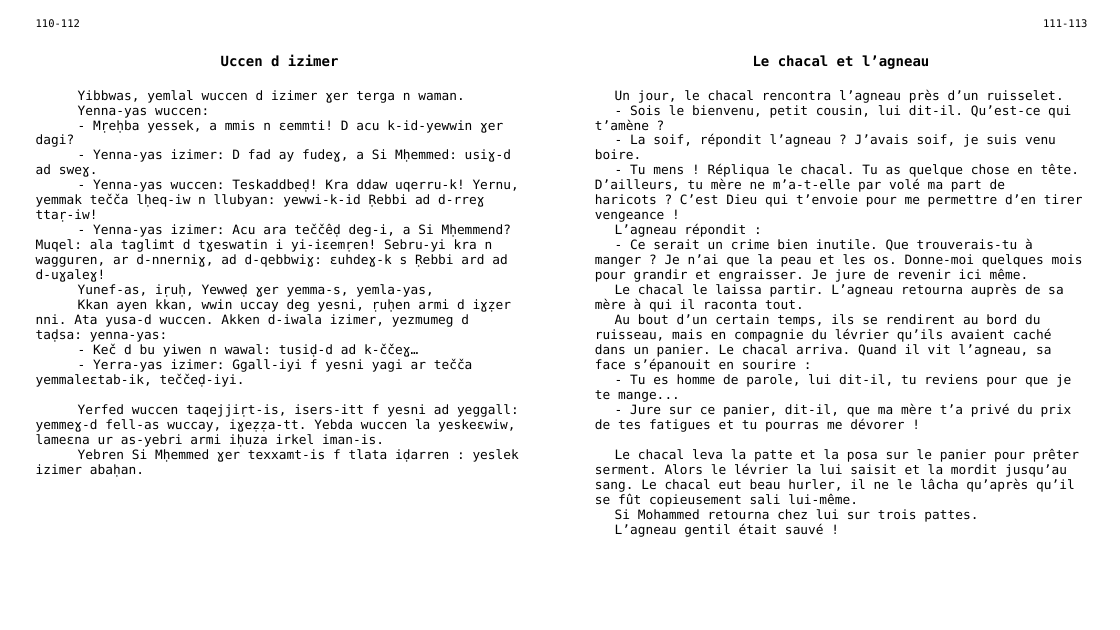
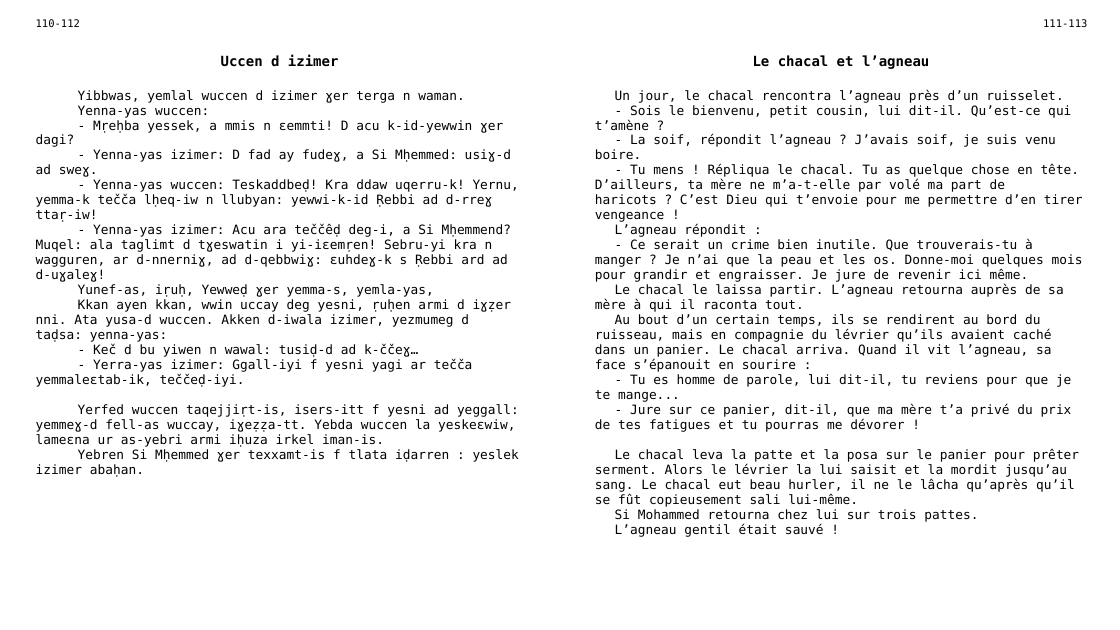
Before and after one commit to sferhah/tamacahut_n_wuccen, a slide deck: slide 41 of Uccen.ConsoleApp/uccen.pptx. Drawn at 1120x630 pixels with LibreOffice and Linux fonts; fonts in the diff are those of the drawing. Boxes give left, top, right and bottom in pixels: in the first picture for what was removed or moved away, otherwise in the second. Text is boxed around its words. In the diff, an @@ line names an element or a change of style, - is before the commit and + after.

```diff
--- a/Uccen.ConsoleApp/uccen.pptx
+++ b/Uccen.ConsoleApp/uccen.pptx
@@ table at [27, 13, 1096, 607] @@
-row 3, column 1: Yibbwas, yemlal wuccen d izimer ɣer terga n waman. / Yenna-yas wuccen: / - Mṛeḥba yessek, a mmis n ɛemmti! D acu k-id-yewwin ɣer dagi? / - Yenna-yas izimer: D fad ay fudeɣ, a Si Mḥemmed: usiɣ-d ad sweɣ. / - Yenna-yas wuccen: Teskaddbeḍ! Kra ddaw uqerru-k! Yernu, yemmak tečča lḥeq-iw n llubyan: yewwi-k-id Ṛebbi ad d-rreɣ ttaṛ-iw! / - Yenna-yas izimer: Acu ara teččêḍ deg-i, a Si Mḥemmend? Muqel: ala taglimt d tɣeswatin i yi-iɛemṛen! Sebru-yi kra n wagguren, ar d-nnerniɣ, ad d-qebbwiɣ: ɛuhdeɣ-k s Ṛebbi ard ad d-uɣaleɣ! / Yunef-as, iṛuḥ, Yewweḍ ɣer yemma-s, yemla-yas, / Kkan ayen kkan, wwin uccay deg yesni, ṛuḥen armi d iɣẓer nni. Ata yusa-d wuccen. Akken d-iwala izimer, yezmumeg d taḍsa: yenna-yas: / - Keč d bu yiwen n wawal: tusiḍ-d ad k-ččeɣ… / - Yerra-yas izimer: Ggall-iyi f yesni yagi ar tečča yemmaleɛtab-ik, teččeḍ-iyi. / Yerfed wuccen taqejjiṛt-is, isers-itt f yesni ad yeggall: yemmeɣ-d fell-as wuccay, iɣeẓẓa-tt. Yebda wuccen la yeskeɛwiw, lameɛna ur as-yebri armi iḥuza irkel iman-is. / Yebren Si Mḥemmed ɣer texxamt-is f tlata iḍarren : yeslek izimer abaḥan.
+row 3, column 1: Yibbwas, yemlal wuccen d izimer ɣer terga n waman. / Yenna-yas wuccen: / - Mṛeḥba yessek, a mmis n ɛemmti! D acu k-id-yewwin ɣer dagi? / - Yenna-yas izimer: D fad ay fudeɣ, a Si Mḥemmed: usiɣ-d ad sweɣ. / - Yenna-yas wuccen: Teskaddbeḍ! Kra ddaw uqerru-k! Yernu, yemma-k tečča lḥeq-iw n llubyan: yewwi-k-id Ṛebbi ad d-rreɣ ttaṛ-iw! / - Yenna-yas izimer: Acu ara teččêḍ deg-i, a Si Mḥemmend? Muqel: ala taglimt d tɣeswatin i yi-iɛemṛen! Sebru-yi kra n wagguren, ar d-nnerniɣ, ad d-qebbwiɣ: ɛuhdeɣ-k s Ṛebbi ard ad d-uɣaleɣ! / Yunef-as, iṛuḥ, Yewweḍ ɣer yemma-s, yemla-yas, / Kkan ayen kkan, wwin uccay deg yesni, ṛuḥen armi d iɣẓer nni. Ata yusa-d wuccen. Akken d-iwala izimer, yezmumeg d taḍsa: yenna-yas: / - Keč d bu yiwen n wawal: tusiḍ-d ad k-ččeɣ… / - Yerra-yas izimer: Ggall-iyi f yesni yagi ar tečča yemmaleɛtab-ik, teččeḍ-iyi. / Yerfed wuccen taqejjiṛt-is, isers-itt f yesni ad yeggall: yemmeɣ-d fell-as wuccay, iɣeẓẓa-tt. Yebda wuccen la yeskeɛwiw, lameɛna ur as-yebri armi iḥuza irkel iman-is. / Yebren Si Mḥemmed ɣer texxamt-is f tlata iḍarren : yeslek izimer abaḥan.
-row 3, column 3: Un jour, le chacal rencontra l’agneau près d’un ruisselet. / - Sois le bienvenu, petit cousin, lui dit-il. Qu’est-ce qui t’amène ? / - La soif, répondit l’agneau ? J’avais soif, je suis venu boire. / - Tu mens ! Répliqua le chacal. Tu as quelque chose en tête. D’ailleurs, tu mère ne m’a-t-elle par volé ma part de haricots ? C’est Dieu qui t’envoie pour me permettre d’en tirer vengeance ! / L’agneau répondit : / - Ce serait un crime bien inutile. Que trouverais-tu à manger ? Je n’ai que la peau et les os. Donne-moi quelques mois pour grandir et engraisser. Je jure de revenir ici même. / Le chacal le laissa partir. L’agneau retourna auprès de sa mère à qui il raconta tout. / Au bout d’un certain temps, ils se rendirent au bord du ruisseau, mais en compagnie du lévrier qu’ils avaient caché dans un panier. Le chacal arriva. Quand il vit l’agneau, sa face s’épanouit en sourire : / - Tu es homme de parole, lui dit-il, tu reviens pour que je te mange... / - Jure sur ce panier, dit-il, que ma mère t’a privé du prix de tes fatigues et tu pourras me dévorer ! / Le chacal leva la patte et la posa sur le panier pour prêter serment. Alors le lévrier la lui saisit et la mordit jusqu’au sang. Le chacal eut beau hurler, il ne le lâcha qu’après qu’il se fût copieusement sali lui-même. / Si Mohammed retourna chez lui sur trois pattes. / L’agneau gentil était sauvé !
+row 3, column 3: Un jour, le chacal rencontra l’agneau près d’un ruisselet. / - Sois le bienvenu, petit cousin, lui dit-il. Qu’est-ce qui t’amène ? / - La soif, répondit l’agneau ? J’avais soif, je suis venu boire. / - Tu mens ! Répliqua le chacal. Tu as quelque chose en tête. D’ailleurs, ta mère ne m’a-t-elle par volé ma part de haricots ? C’est Dieu qui t’envoie pour me permettre d’en tirer vengeance ! / L’agneau répondit : / - Ce serait un crime bien inutile. Que trouverais-tu à manger ? Je n’ai que la peau et les os. Donne-moi quelques mois pour grandir et engraisser. Je jure de revenir ici même. / Le chacal le laissa partir. L’agneau retourna auprès de sa mère à qui il raconta tout. / Au bout d’un certain temps, ils se rendirent au bord du ruisseau, mais en compagnie du lévrier qu’ils avaient caché dans un panier. Le chacal arriva. Quand il vit l’agneau, sa face s’épanouit en sourire : / - Tu es homme de parole, lui dit-il, tu reviens pour que je te mange... / - Jure sur ce panier, dit-il, que ma mère t’a privé du prix de tes fatigues et tu pourras me dévorer ! / Le chacal leva la patte et la posa sur le panier pour prêter serment. Alors le lévrier la lui saisit et la mordit jusqu’au sang. Le chacal eut beau hurler, il ne le lâcha qu’après qu’il se fût copieusement sali lui-même. / Si Mohammed retourna chez lui sur trois pattes. / L’agneau gentil était sauvé !
```
Also in this commit, not shown: 14 other slides changed, 1 other file.
